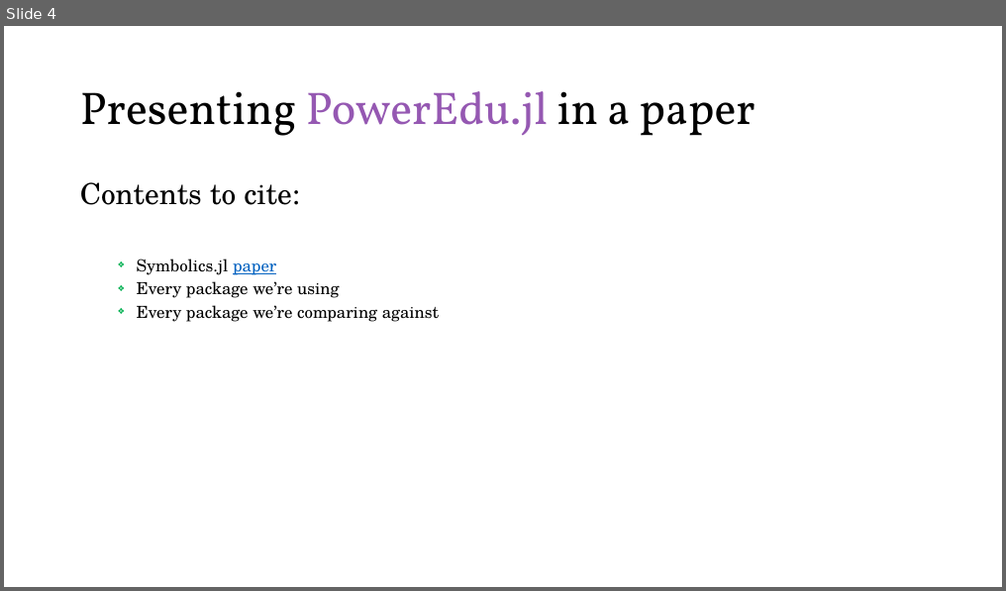
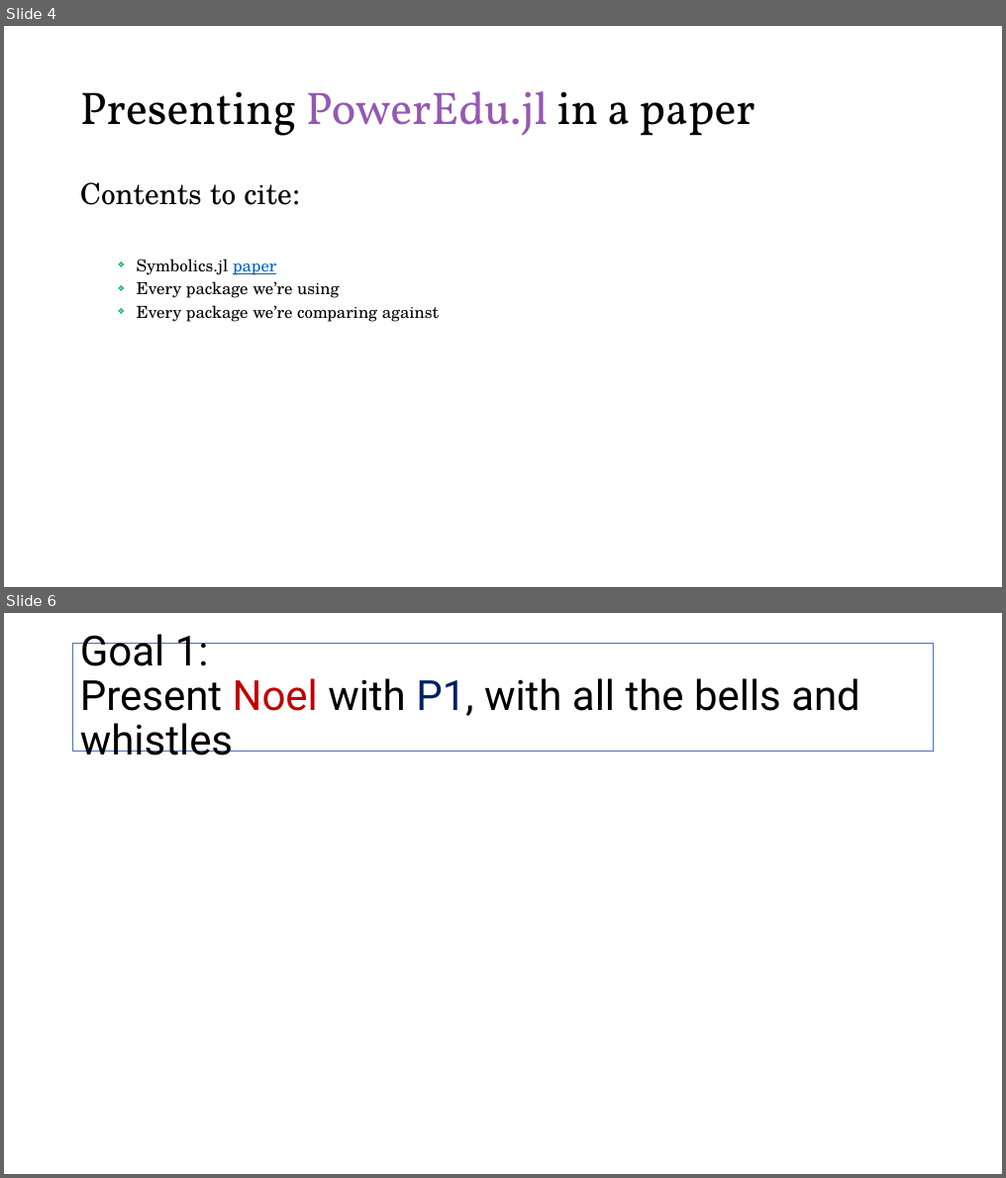
Before and after one commit to Realife-Brahmin/OriginalDocsHub, a slide deck: ee521/plan_for_ee521_in_julia/ee521_julia_plan.pptx. Shown one above the other, each under a label of ours: slide 4 before the commit, slides 4 and 6 after it; the slides between them are not shown. The pictures are 1006x591 and 1006x1178 pixels, drawn with LibreOffice and Linux fonts; fonts in the diff are those of the drawing; grey boxes stand for pictures. Boxes give left, top, right and bottom in pixels: in the first picture for what was removed or moved away, otherwise in the second. Text is boxed around its words. In the diff, an @@ line names an element or a change of style, - is before the commit and + after.

```diff
--- a/ee521/plan_for_ee521_in_julia/ee521_julia_plan.pptx
+++ b/ee521/plan_for_ee521_in_julia/ee521_julia_plan.pptx
@@ slide 6 added at bbox=[4, 613, 1002, 1174], background #FFFFFF @@
@@ title added at bbox=[73, 643, 934, 752], outline #4472C4 0.75 pt, 40 pt, text #000000 @@
+Goal 1:
+Present Noel with P1, with all the bells and whistles
```
Also in this commit, not shown: 1 slide changed, 2 other slides added.
